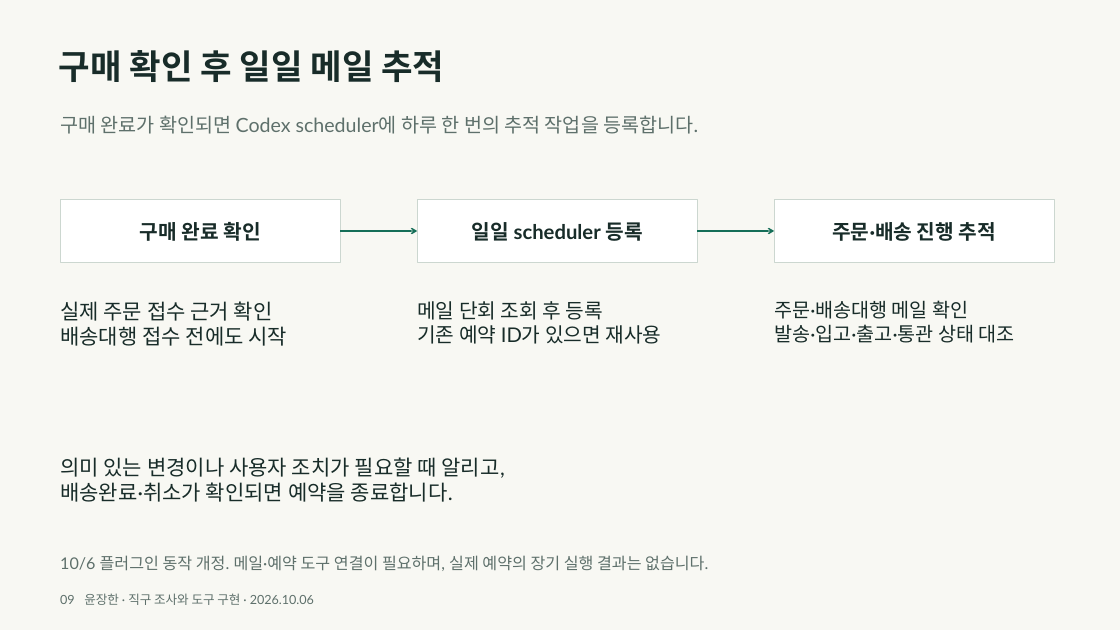
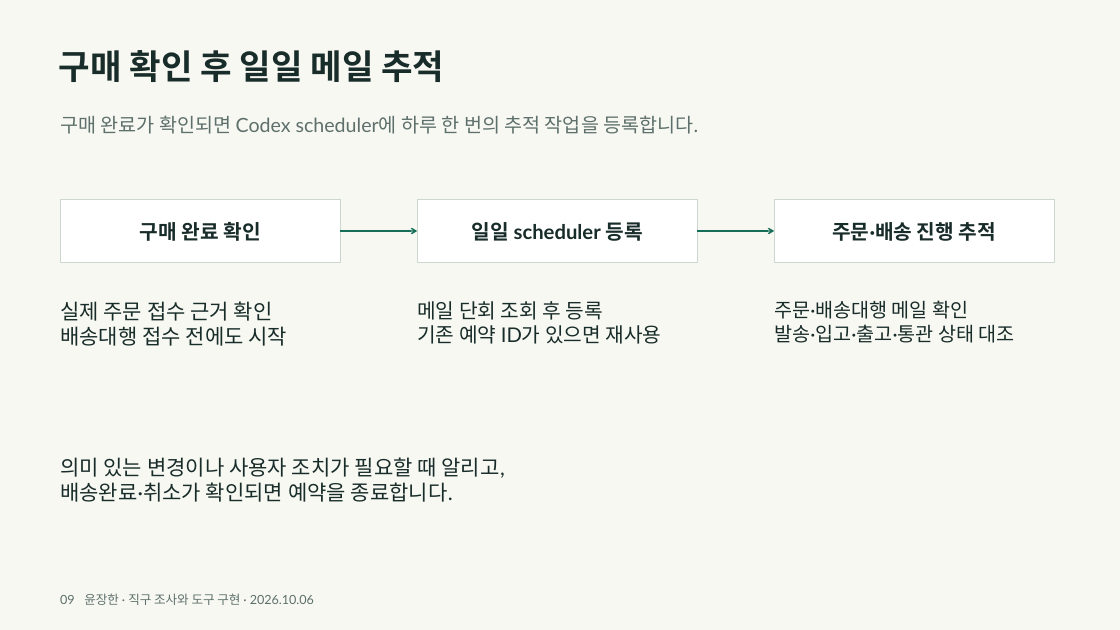
Before and after one commit to y00nZZang/crossborder-purchase-agent, a slide deck: slide 9 of portfolio/crossborder-portfolio.pptx. Drawn at 1120x630 pixels with LibreOffice and Linux fonts; fonts in the diff are those of the drawing. Boxes give left, top, right and bottom in pixels: in the first picture for what was removed or moved away, otherwise in the second. Text is boxed around its words. In the diff, an @@ line names an element or a change of style, - is before the commit and + after.

```diff
--- a/portfolio/crossborder-portfolio.pptx
+++ b/portfolio/crossborder-portfolio.pptx
@@ text removed at [60, 555, 708, 571] @@
-10/6 플러그인 동작 개정. 메일·예약 도구 연결이 필요하며, 실제 예약의 장기 실행 결과는 없습니다.
```
Also in this commit, not shown: 4 other slides changed, 2 other files.
